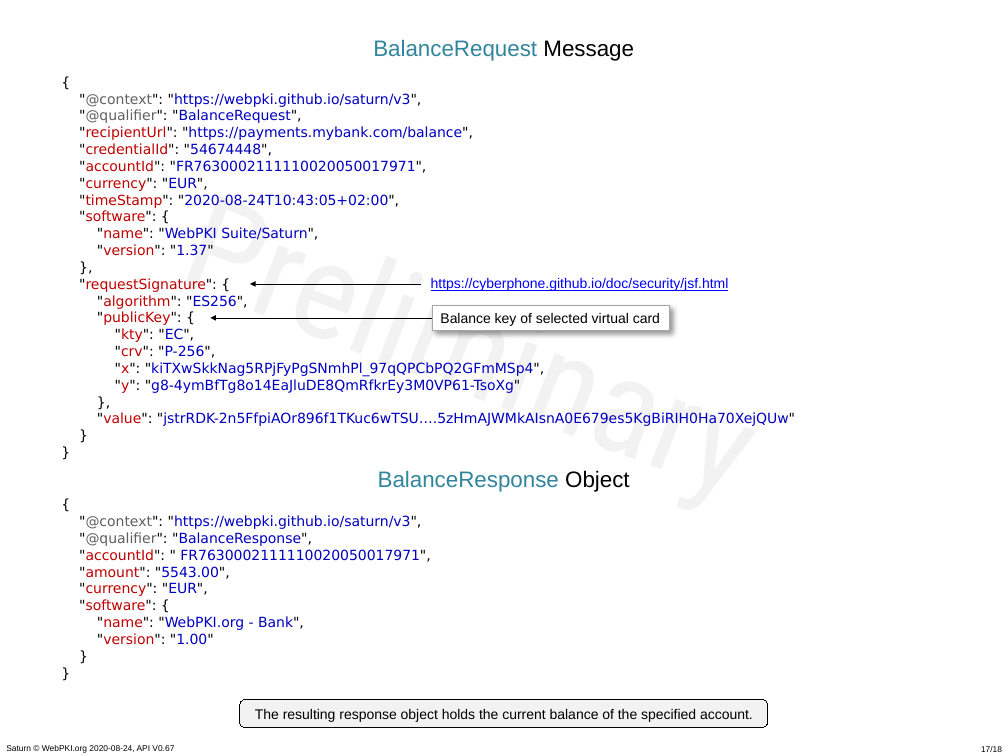
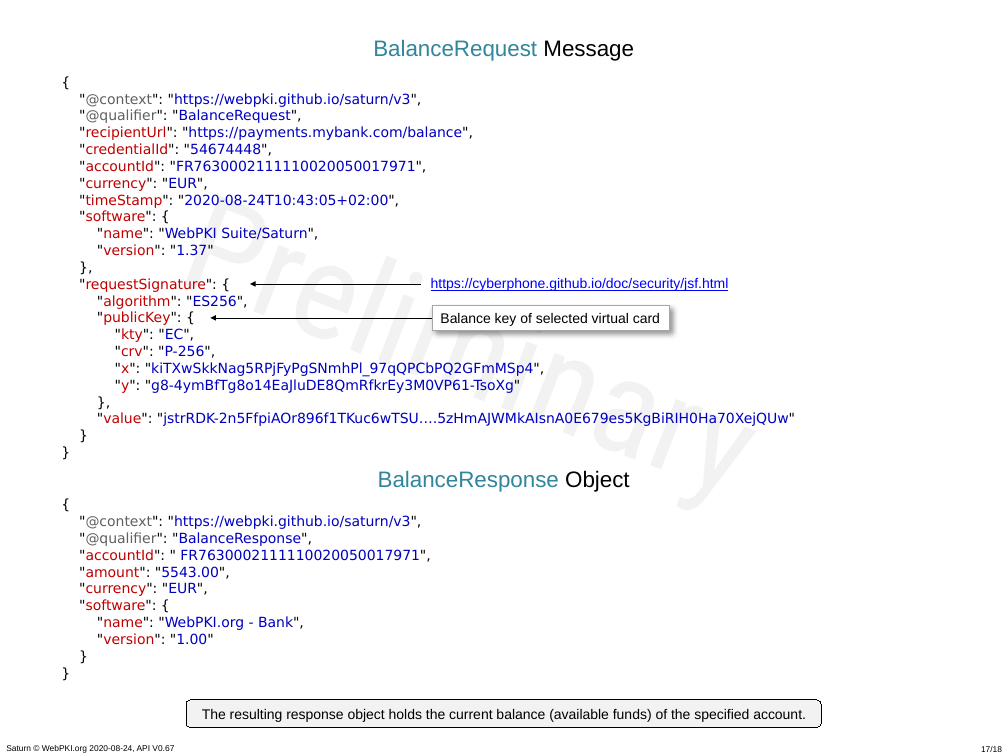
Before and after one commit to cyberphone/doc, a slide deck: slide 17 of saturn/saturn-v3-presentation.pptx. Drawn at 1008x756 pixels with LibreOffice and Linux fonts; fonts in the diff are those of the drawing; background and template pictures are left out. Boxes give left, top, right and bottom in pixels: in the first picture for what was removed or moved away, otherwise in the second. Text is boxed around its words. In the diff, an @@ line names an element or a change of style, - is before the commit and + after.

```diff
--- a/saturn/saturn-v3-presentation.pptx
+++ b/saturn/saturn-v3-presentation.pptx
@@ rounded rectangle "The resulting response object holds ...": place and size @@
-rounded rectangle "The resulting response object holds ..." at box(240, 700, 768, 727)
+rounded rectangle "The resulting response object holds ..." at box(186, 700, 822, 727)
@@ text in rounded rectangle at box(202, 709, 806, 722): text changed @@
-The resulting response object holds the current balance of the specified account.
+The resulting response object holds the current balance (available funds) of the specified account.
```
Also in this commit, not shown: 1 other slide changed, 1 other file.
